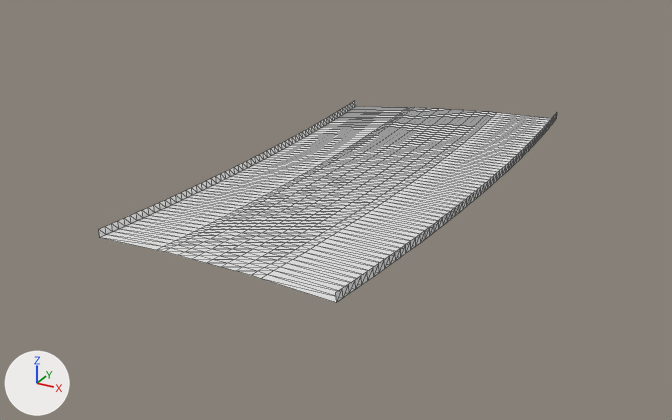
Two versions of the glTF model public/assets/gen4/models/track-13.glb, one commit apart.
Both versions are drawn from a 50 mm lens placed at (743.5, -339.6, 47.9), pointed at (691.1, -244.3, 0.3). Arrows for +X, +Y and +Z are at lower left; the lights stay in place. The older version comes first. Mesh edges are drawn as thin lines. Vertices at exactly the same position are counted once.

Script lines for the objects in view, before the commit:
```python
me_track_13 = bpy.data.meshes.new('track-13')
me_track_13.from_pydata(...)  # 819 vertices, 1488 faces; spans x 675.0..709.5, y -273.6..-208.5, z 2.7..6.6
ob_track_13 = bpy.data.objects.new('track-13', me_track_13)
ob_track_13.location = (0.0, 0.0, 0.0)
```
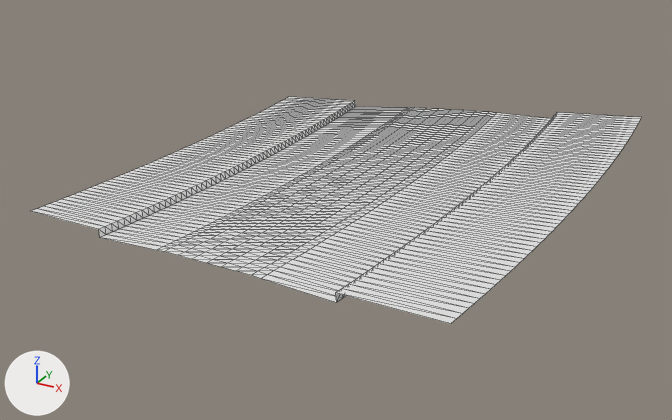
Diff of the bpy script that builds the scene:
```diff
--- a/public/assets/gen4/models/track-13.glb.py
+++ b/public/assets/gen4/models/track-13.glb.py
@@ me_track_13 @@
 # used by ob_track_13; location = (0.0, 0.0, 0.0)
-me_track_13.from_pydata(...)  # 819 vertices, 1488 faces; spans x 675.0..709.5, y -273.6..-208.5, z 2.7..6.6
+me_track_13.from_pydata(...)  # 945 vertices, 1736 faces; spans x 663.1..721.4, y -274.9..-207.6, z 2.7..7.4
+# me_track_13 part 1: 63 vertices added at x 719.0..721.4, y -274.9..-207.6, z 6.7..7.4
+# me_track_13 part 2: 63 vertices added at x 663.1..665.1, y -268.4..-212.0, z 2.8..3.5
```

What differs and where, as boxes [x1, y1, x2, y2] in the pictures (672 x 420 px):
'track-13', reshaped (33% wider, 13% taller): before [99, 101, 557, 302]; after [32, 97, 641, 324]
part 1 of me_track_13, added: after [336, 112, 641, 324]
part 2 of me_track_13, added: after [32, 97, 353, 229]
